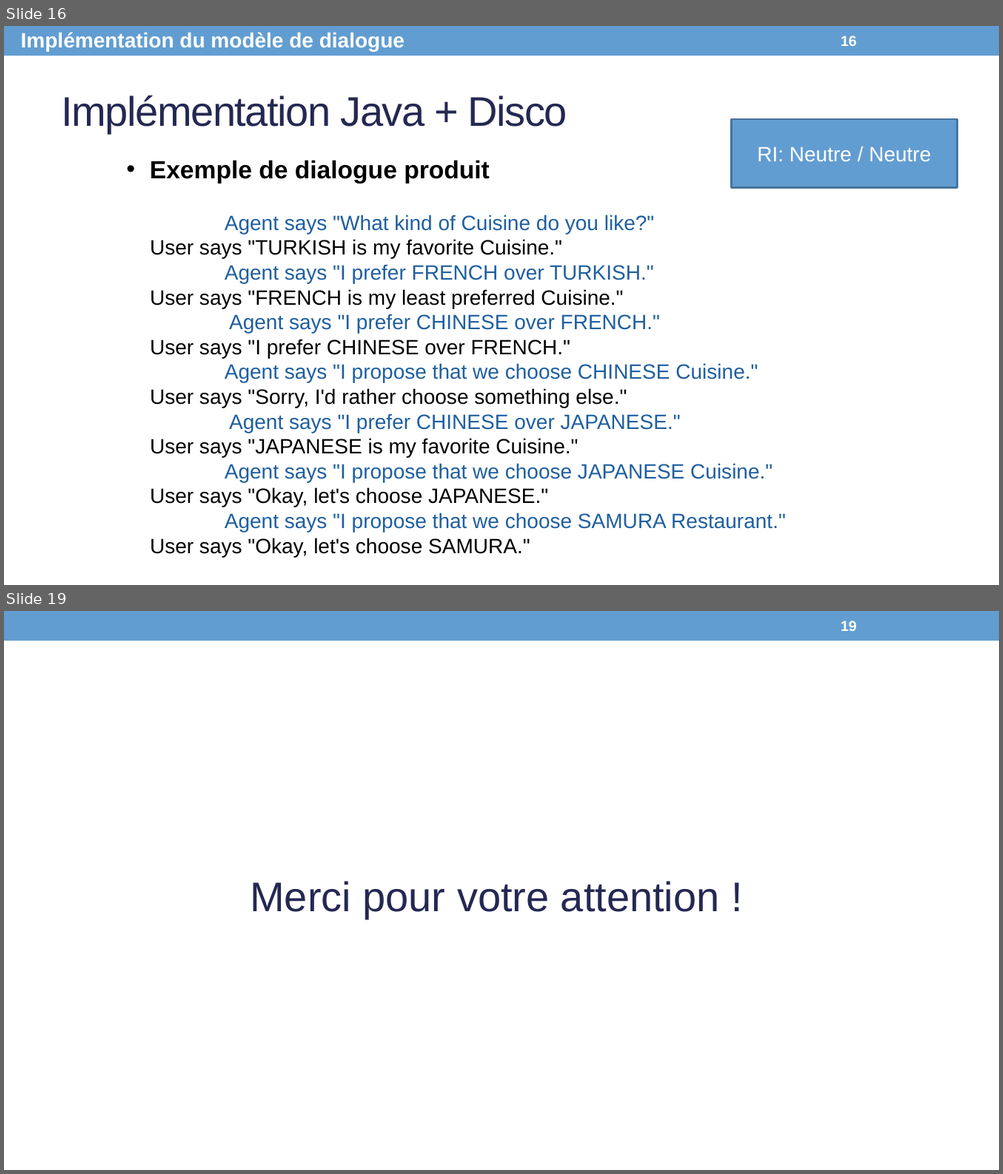
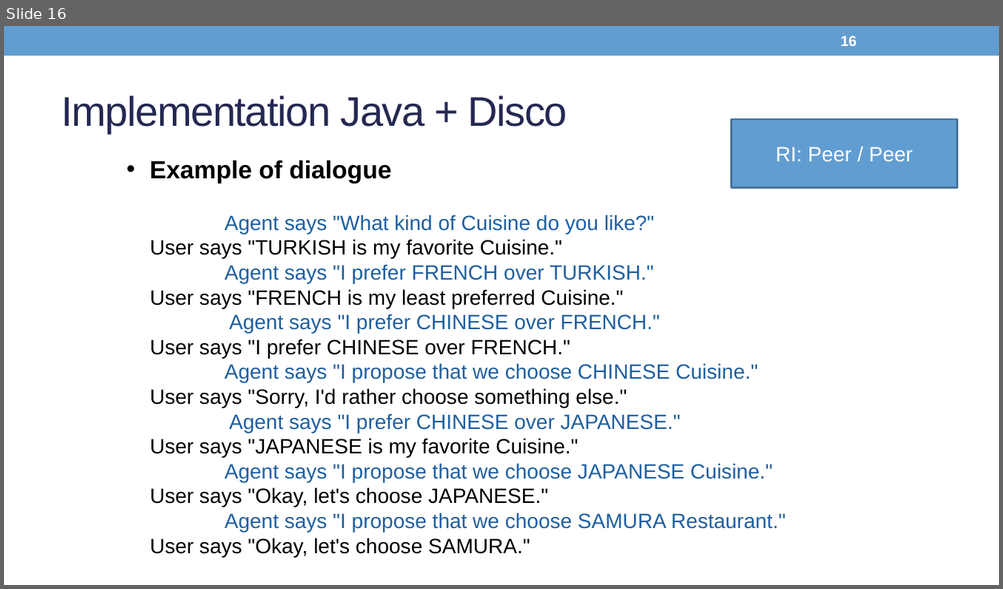
Before and after one commit to Olydia/Discolog, a slide deck: papers/Presentations/WACAI_EN.pptx. Shown one above the other, each under a label of ours: slides 16 and 19 before the commit, slide 16 after it; the slides between them are not shown. The pictures are 1003x1174 and 1003x589 pixels, drawn with LibreOffice and Linux fonts; fonts in the diff are those of the drawing. Boxes give left, top, right and bottom in pixels: in the first picture for what was removed or moved away, otherwise in the second. Text is boxed around its words. In the diff, an @@ line names an element or a change of style, - is before the commit and + after.

```diff
--- a/papers/Presentations/WACAI_EN.pptx
+++ b/papers/Presentations/WACAI_EN.pptx
@@ slide 19 removed at (4, 611, 999, 1170), background #FFFFFF; not listed: 1 template element that a slide beside it also shows @@
@@ page number removed at (840, 621, 856, 631) @@
-19
@@ text removed at (250, 881, 720, 919) @@
-Merci pour votre attention !
@@ slide 16 changed as well @@
@@ text removed at (21, 32, 404, 52) @@
-Implémentation du modèle de dialogue
@@ title at (61, 96, 567, 133): text changed @@
-Implémentation Java + Disco
+Implementation Java + Disco
@@ text in rectangle at (775, 147, 912, 161): text changed @@
-RI: Neutre / Neutre
+RI: Peer / Peer
@@ text at (150, 160, 391, 184): text changed @@
-• Exemple de dialogue produit
+• Example of dialogue
```
Also in this commit, not shown: 14 other slides changed, 2 slides added, 3 other slides removed, 4 other files.
